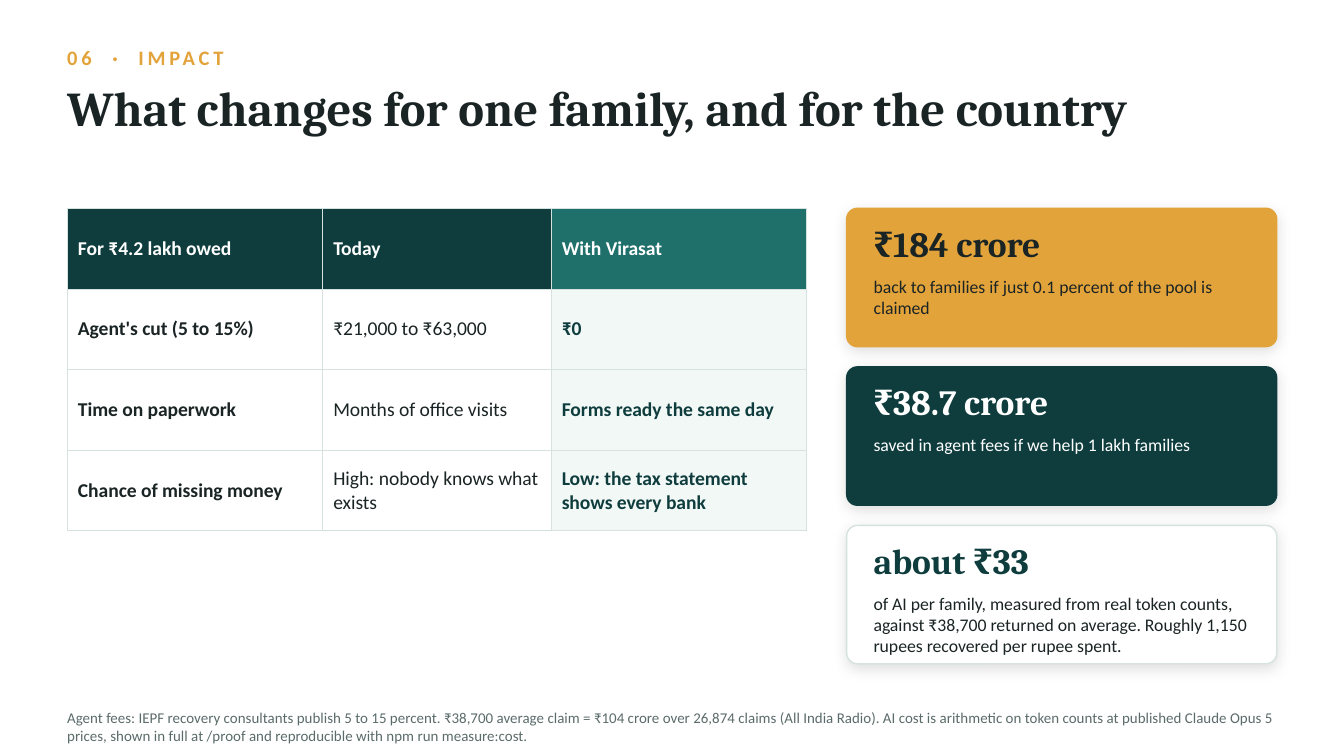
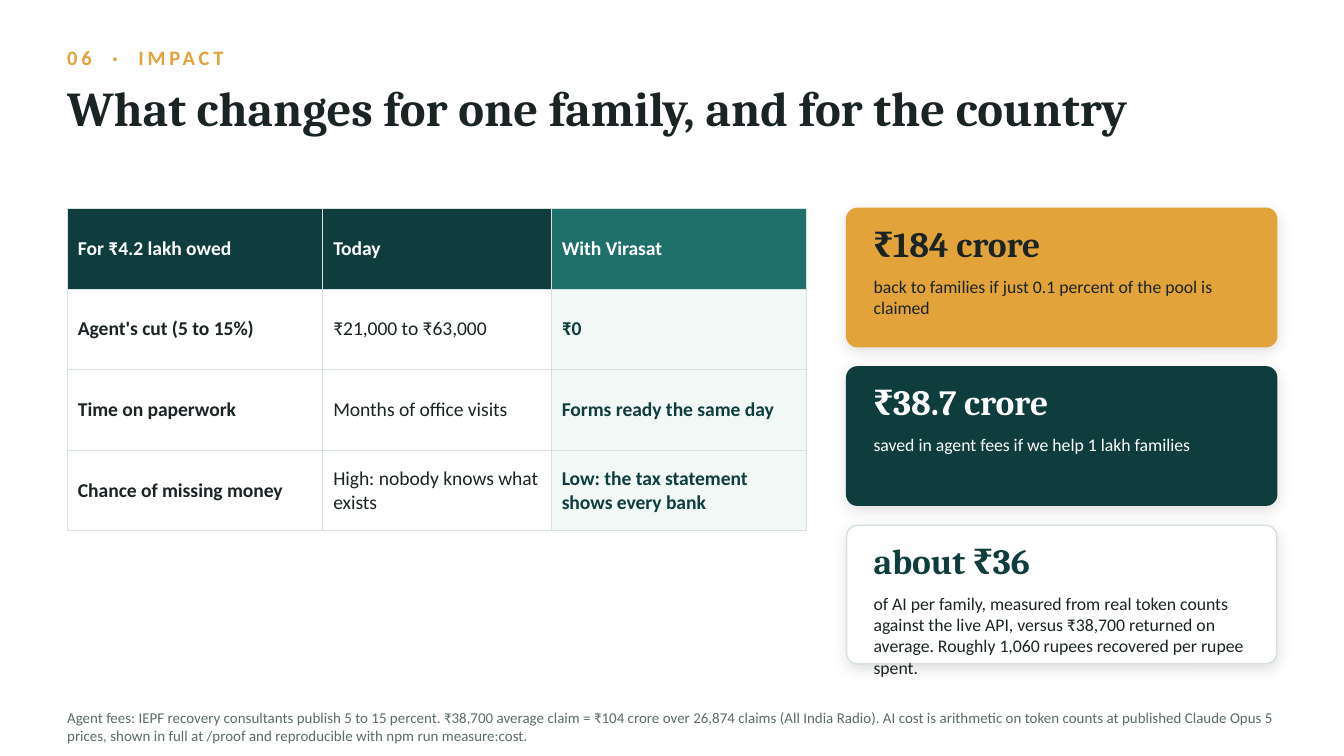
Before and after one commit to usv240/virasat, a slide deck: slide 9 of public/docs/Virasat-Team-USV-Deck.pptx. Drawn at 1344x756 pixels with LibreOffice and Linux fonts; fonts in the diff are those of the drawing. Boxes give left, top, right and bottom in pixels: in the first picture for what was removed or moved away, otherwise in the second. Text is boxed around its words. In the diff, an @@ line names an element or a change of style, - is before the commit and + after.

```diff
--- a/public/docs/Virasat-Team-USV-Deck.pptx
+++ b/public/docs/Virasat-Team-USV-Deck.pptx
@@ text at [874,549,1030,575]: text changed @@
-about ₹33
+about ₹36
@@ text at [874,597,1243,655]: text changed @@
-of AI per family, measured from real token counts, against ₹38,700 returned on average. Roughly 1,150 rupees recovered per rupee spent.
+of AI per family, measured from real token counts against the live API, versus ₹38,700 returned on average. Roughly 1,060 rupees recovered per rupee spent.
```
Also in this commit, not shown: 2 other slides changed, 12 other files.
